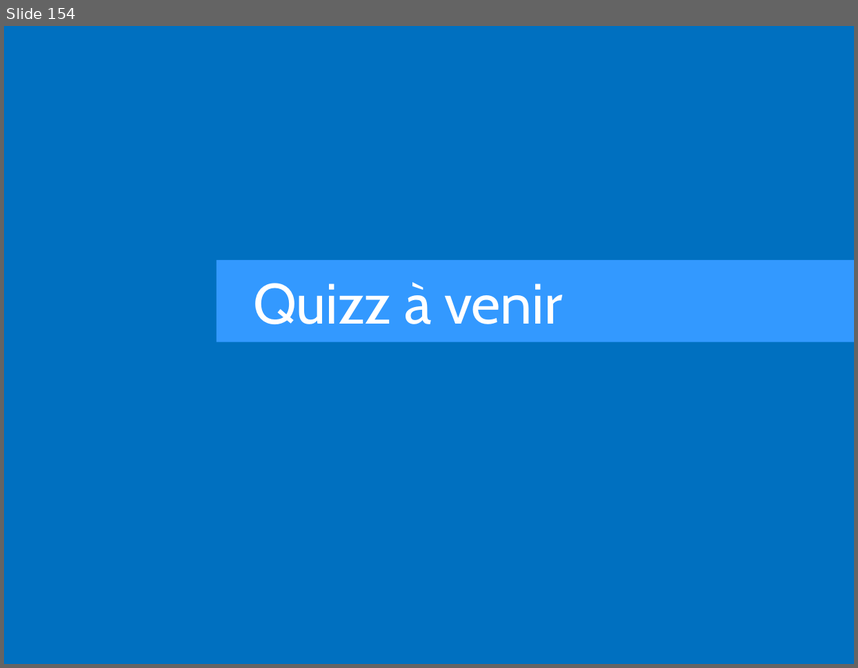
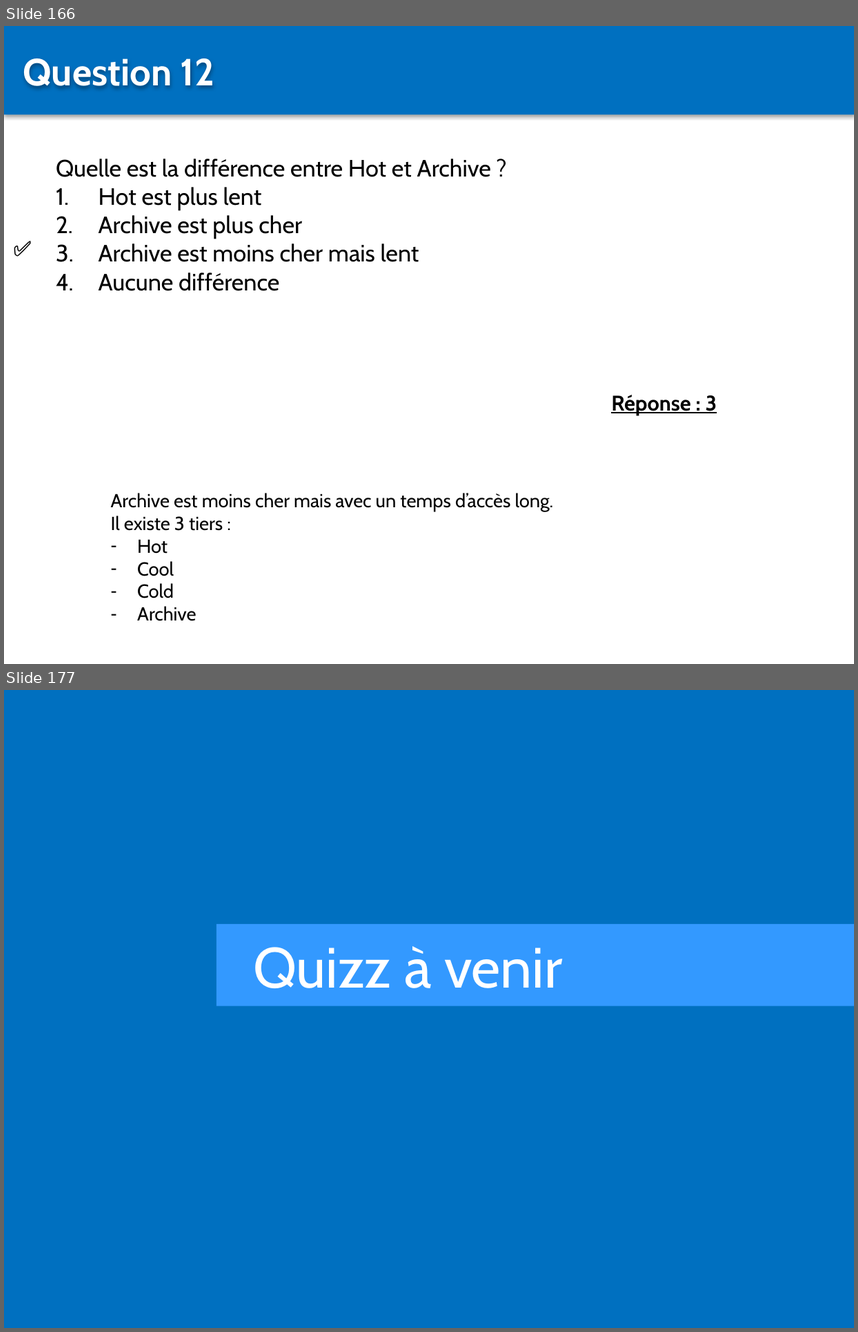
Before and after one commit to Sybaris-Classroom/az-204, a slide deck: Quiz/Quiz.pptx. Shown one above the other, each under a label of ours: slide 154 before the commit, slides 166 and 177 after it; the slides between them are not shown. The pictures are 858x668 and 858x1332 pixels, drawn with LibreOffice and Linux fonts; fonts in the diff are those of the drawing. Boxes give left, top, right and bottom in pixels: in the first picture for what was removed or moved away, otherwise in the second. Text is boxed around its words. In the diff, an @@ line names an element or a change of style, - is before the commit and + after.

```diff
--- a/Quiz/Quiz.pptx
+++ b/Quiz/Quiz.pptx
@@ slide 166 added at [4, 26, 854, 664], background #FFFFFF @@
@@ rectangle added at [4, 26, 854, 114], fill #0070C0 @@
@@ text added at [23, 58, 214, 88], 32 pt, text #FFFFFF, bold @@
+Question 12
@@ text added at [56, 158, 491, 291], 20 pt, text #000000 @@
+Quelle est la différence entre Hot et Archive ?
+1. Hot est plus lent
+2. Archive est plus cher
+3. Archive est moins cher mais lent
+4. Aucune différence
@@ text added at [5, 231, 56, 265], 18 pt, text #000000, bold @@
+✅
@@ text added at [611, 394, 717, 414], 18 pt, text #000000, bold, underline @@
+Réponse : 3
@@ text added at [111, 492, 554, 621], 16 pt, text #000000 @@
+Archive est moins cher mais avec un temps d’accès long.
+Il existe 3 tiers :
+– Hot
+– Cool
+– Cold
+– Archive
@@ what was slide 154 is now slide 177 @@
```
Also in this commit, not shown: 22 other slides added, 8 other files.
